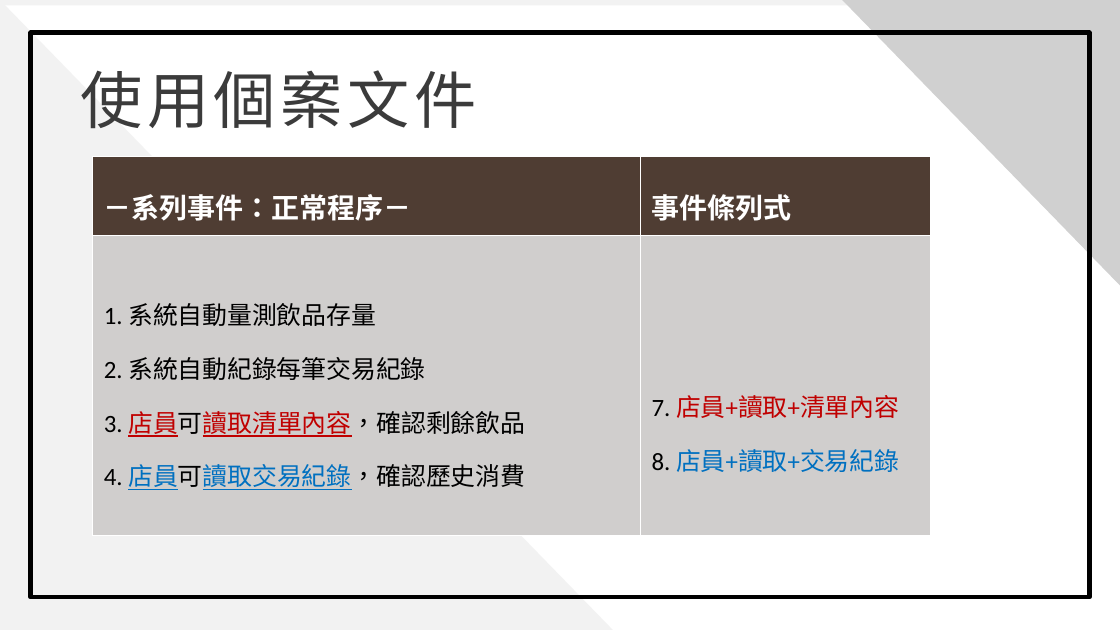
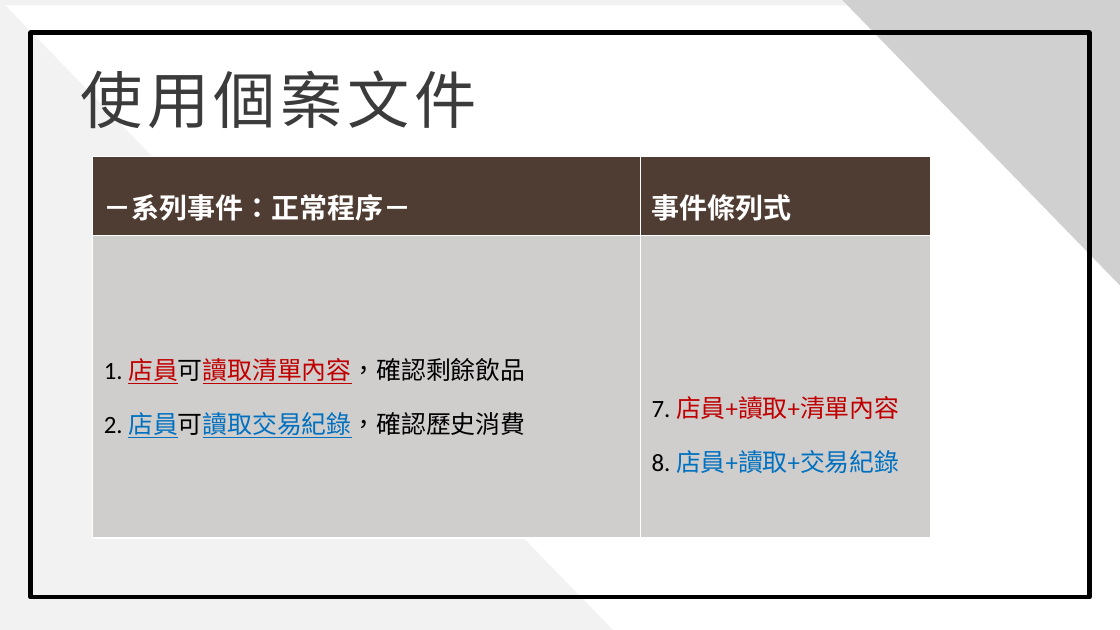
Before and after one commit to 0451030/108_SE_Team8, a slide deck: slide 20 of 軟體工程_期中報告.pptx. Drawn at 1120x630 pixels with LibreOffice and Linux fonts; fonts in the diff are those of the drawing; grey boxes stand for pictures; background and template pictures are left out. Boxes give left, top, right and bottom in pixels: in the first picture for what was removed or moved away, otherwise in the second. Text is boxed around its words. In the diff, an @@ line names an element or a change of style, - is before the commit and + after.

```diff
--- a/軟體工程_期中報告.pptx
+++ b/軟體工程_期中報告.pptx
@@ table at (93, 157, 931, 536) @@
-row 2, column 1: 1. 系統自動量測飲品存量 / 2. 系統自動紀錄每筆交易紀錄 / 3. 店員可讀取清單內容，確認剩餘飲品 / 4. 店員可讀取交易紀錄，確認歷史消費
+row 2, column 1: 1. 店員可讀取清單內容，確認剩餘飲品 / 2. 店員可讀取交易紀錄，確認歷史消費
```
